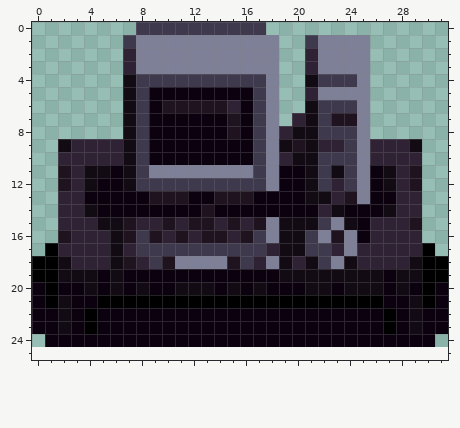
Pixel-art sprite: actors/objects/graphics/computer.png. The first picture shows the starting point.
The file is 32x25 pixels. The old version is drawn lined up with the new one, on the new canvas.
New version:
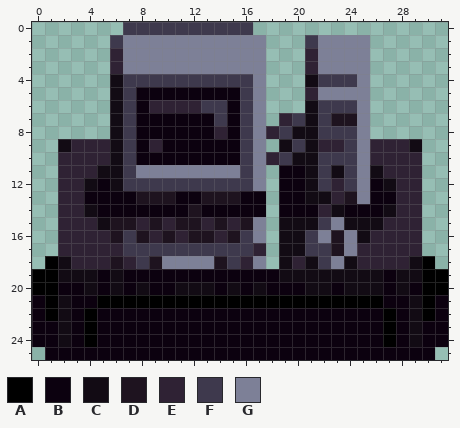
Palette (. is transparent): A #000000  B #0c010f  C #120b14  D #1e131f  E #2f2234  F #3e394d  G #7d8097
Commit message: Finished computer hall
Difference:
canvas 32x25 -> 32x26
y 0: x 7 . -> F; x 17 F -> .
y 1: x 6..7 .F -> FG; x 18 G -> .
y 2..3: x 6..7 .E -> EG; x 18 G -> .
y 4: x 6..7 .C -> CF; x 17..18 FG -> G.
y 5: x 6..8 .CF -> CFB; x 16..18 BFG -> FG.
y 6: x 6..18 .CFBDDDDDEBFG -> CFBEEEEFFBFG.
y 7: x 6..8 .CF -> CFB; x 14..20 BDBFG.E -> FBFG.EF
y 8: x 6..8 .CF -> CFB; x 14..19 BDBFGE -> EBFGEF
y 9: x 6..9 ECFB -> CFBE; x 16..18 BFG -> FG.; x 20 D -> F
y 10: x 6..8 ECF -> CFB; x 16..19 BFGE -> FGEF
y 11: x 2 D -> E; x 4 C -> E; x 6..8 BCF -> CFG; x 16..18 GFG -> FG.; x 26..27 BC -> CE; x 29 D -> E
y 12: x 2 D -> E; x 6..7 BC -> CF; x 17..18 FG -> G.; x 29 D -> E
y 13: x 8 B -> D; x 11 D -> B; x 13 B -> D; x 16 D -> B; x 18 B -> .
y 14: x 12..13 BD -> DB; x 18 B -> .
y 15: x 6 C -> D; x 9..11 EDE -> DED; x 13..18 DEDEDG -> EDEDG.; x 25..26 BE -> CC; x 29 D -> E
y 16: x 2 D -> E; x 6..12 CDFDEDE -> DFDEDED; x 14..18 DEDFG -> EDFG.; x 25 B -> C
y 17: x 1 A -> .; x 6..7 CE -> EF; x 17..18 FE -> E.; x 23 E -> D; x 30 A -> .
y 18: x 0 A -> .; x 6..10 CDEFD -> DEFDG; x 14..18 GDFEG -> DFEG.; x 31 A -> .
y 20: x 0 B -> A; x 31 B -> A
y 22: x 1 B -> A; x 30 B -> A
y 24: x 0 . -> B; x 2 B -> C; x 4 B -> A; x 27 B -> A; x 29 B -> C; x 31 . -> B
y 25: x 1..30 .............................. -> BBBBBBBBBBBBBBBBBBBBBBBBBBBBBB
Boxes around the changes in both pictures, in picture pixels (x1, y1, x2, y2):
changed: (32, 22, 448, 360)
